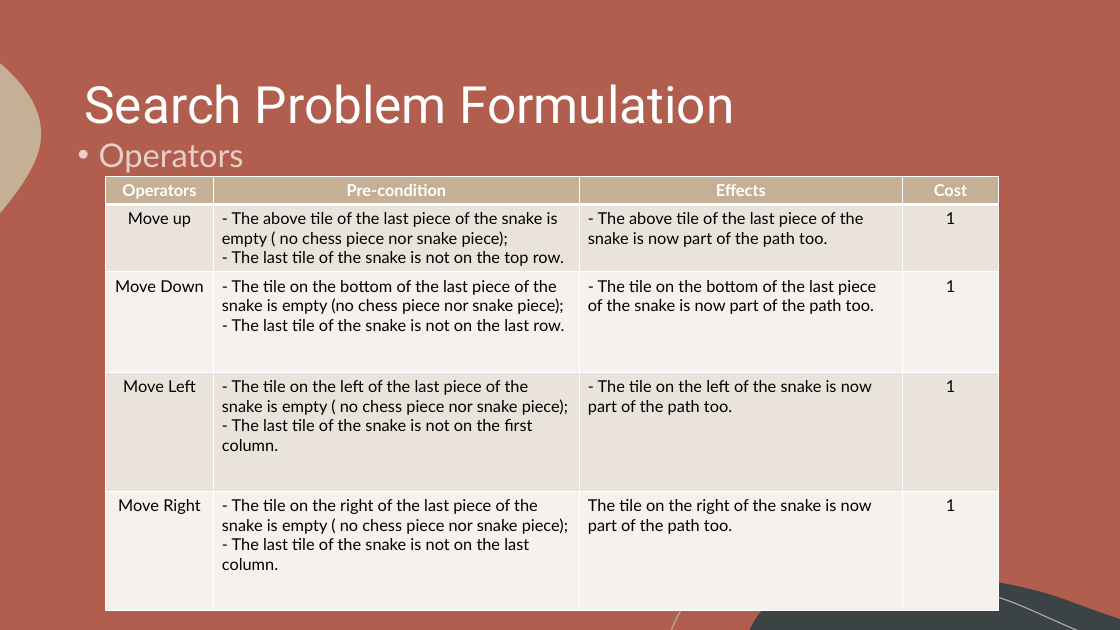
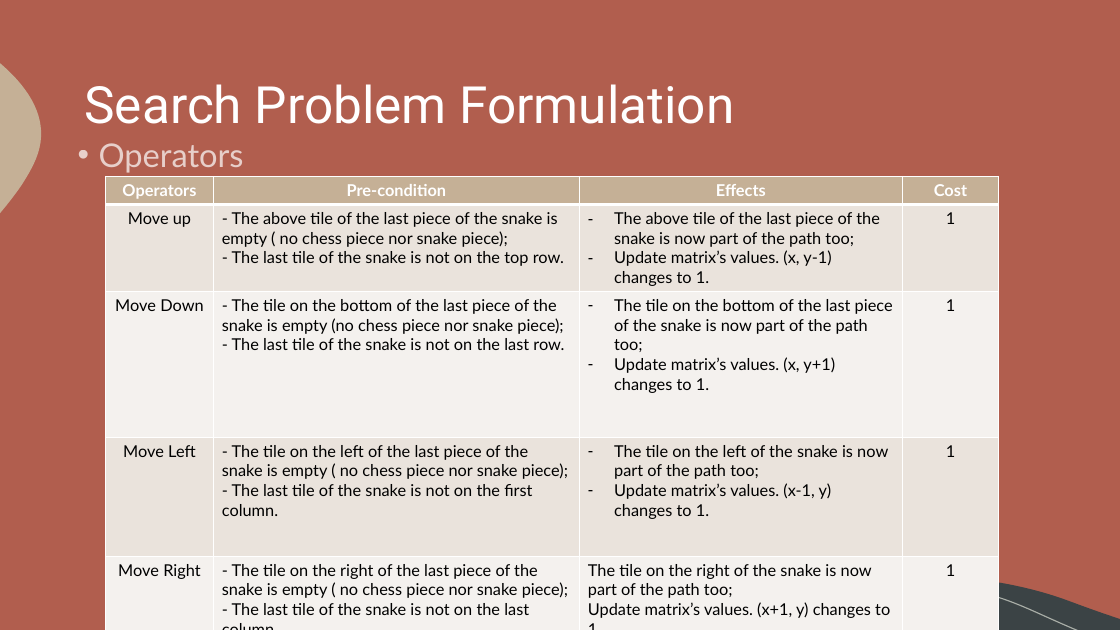
Before and after one commit to itsdomsantos/IART-2022, a slide deck: slide 5 of Chess Snake Puzzles – 2022 IA Project.pptx. Drawn at 1120x630 pixels with LibreOffice and Linux fonts; fonts in the diff are those of the drawing. Boxes give left, top, right and bottom in pixels: in the first picture for what was removed or moved away, otherwise in the second. Text is boxed around its words. In the diff, an @@ line names an element or a change of style, - is before the commit and + after.

```diff
--- a/Chess Snake Puzzles – 2022 IA Project.pptx
+++ b/Chess Snake Puzzles – 2022 IA Project.pptx
@@ table at [106,176,999,630] @@
-row 2, column 3: - The above tile of the last piece of the snake is now part of the path too.
+row 2, column 3: The above tile of the last piece of the snake is now part of the path too; / Update matrix’s values. (x, y-1) changes to 1.
-row 3, column 3: - The tile on the bottom of the last piece of the snake is now part of the path too.
+row 3, column 3: The tile on the bottom of the last piece of the snake is now part of the path too; / Update matrix’s values. (x, y+1) changes to 1.
-row 4, column 3: - The tile on the left of the snake is now part of the path too.
+row 4, column 3: The tile on the left of the snake is now part of the path too; / Update matrix’s values. (x-1, y) changes to 1.
-row 5, column 3: The tile on the right of the snake is now part of the path too.
+row 5, column 3: The tile on the right of the snake is now part of the path too; / Update matrix’s values. (x+1, y) changes to 1.
```
Also in this commit, not shown: 2 other slides changed, 4 other files.
